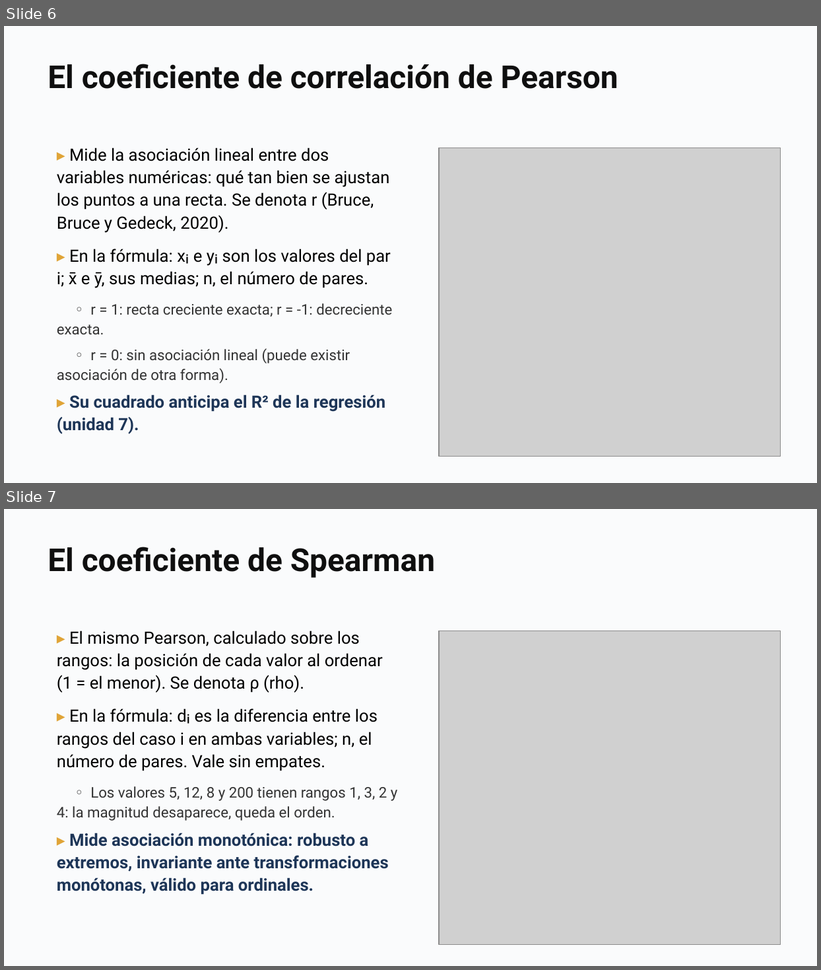
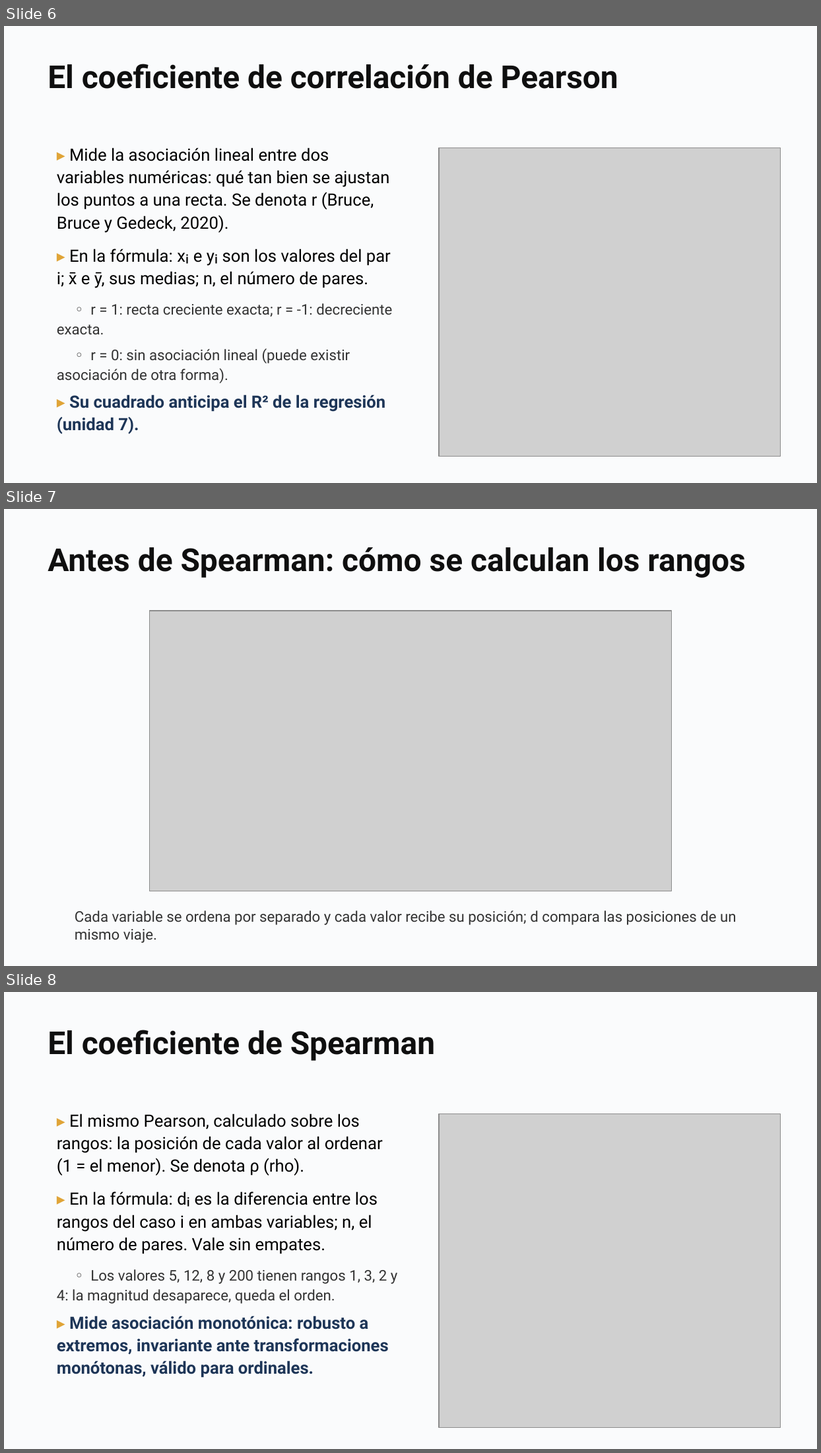
Before and after one commit to daniopitz/cienciadatos, a slide deck: presentaciones/clase02_pandas_eda.pptx. Shown one above the other, each under a label of ours: slides 6 and 7 before the commit, slides 6, 7 and 8 after it. The pictures are 821x970 and 821x1453 pixels, drawn with LibreOffice and Linux fonts; fonts in the diff are those of the drawing; grey boxes stand for pictures. Boxes give left, top, right and bottom in pixels: in the first picture for what was removed or moved away, otherwise in the second. Text is boxed around its words. In the diff, an @@ line names an element or a change of style, - is before the commit and + after.

```diff
--- a/presentaciones/clase02_pandas_eda.pptx
+++ b/presentaciones/clase02_pandas_eda.pptx
@@ slide 7 added at [4,509,817,966], background #FFFFFF @@
@@ rectangle added at [4,509,817,966], fill #FAFBFC @@
@@ text added at [48,547,745,578], 28 pt, text #0F0F0F, bold @@
+Antes de Spearman: cómo se calculan los rangos
@@ picture added at [150,611,671,891] @@
@@ text added at [75,910,737,943], 13 pt, text #333333 @@
+Cada variable se ordena por separado y cada valor recibe su posición; d compara las posiciones de un mismo viaje.
@@ what was slide 7 is now slide 8 @@
```
Also in this commit, not shown: 2 other files.
